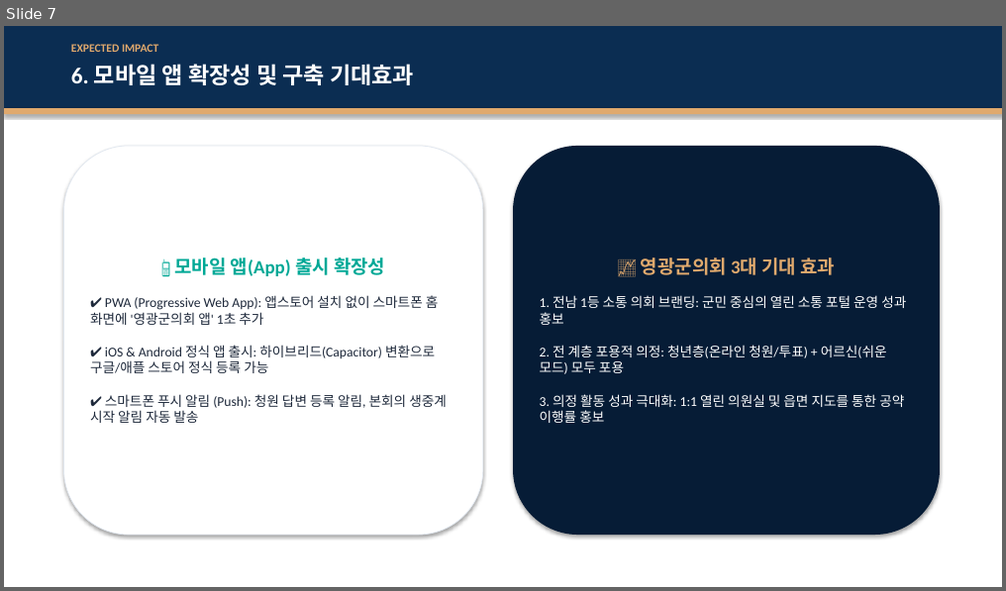
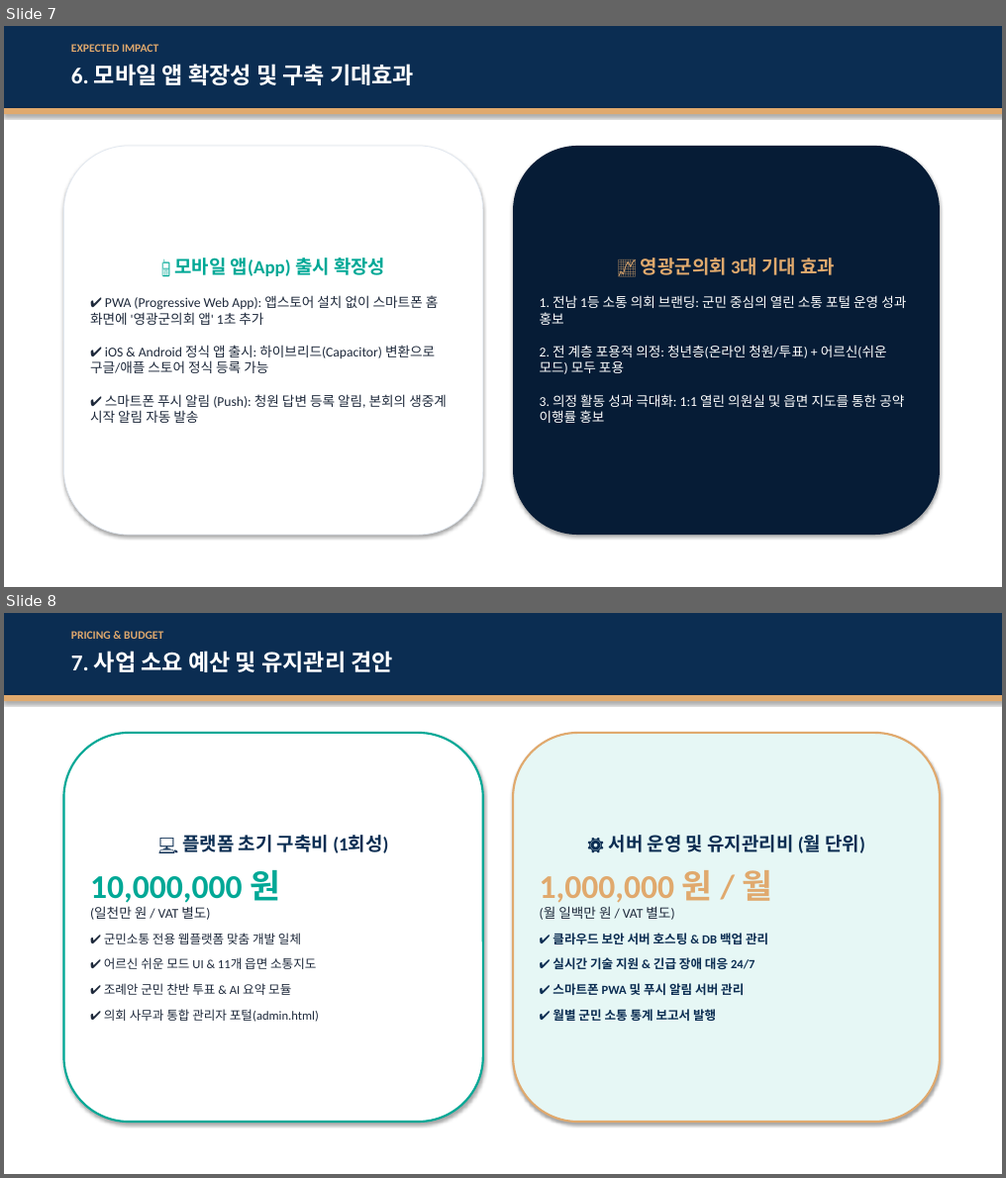
Before and after one commit to shokun2002-maker/ygcouncil, a slide deck: yeonggwang_proposal.pptx. Shown one above the other, each under a label of ours: slide 7 before the commit, slides 7 and 8 after it. The pictures are 1006x591 and 1006x1178 pixels, drawn with LibreOffice and Linux fonts; fonts in the diff are those of the drawing. Boxes give left, top, right and bottom in pixels: in the first picture for what was removed or moved away, otherwise in the second. Text is boxed around its words. In the diff, an @@ line names an element or a change of style, - is before the commit and + after.

Commit message:
feat: 사업 소요 예산 (구축비 1,000만원 / 월 유지관리비 100만원) 슬라이드 및 제안서 반영

```diff
--- a/yeonggwang_proposal.pptx
+++ b/yeonggwang_proposal.pptx
@@ slide 8 added at box(4, 613, 1002, 1174), background #FFFFFF @@
@@ rectangle added at box(4, 613, 1002, 695), fill #0B2D52 @@
@@ text added at box(71, 631, 163, 639), 11 pt, text #E0A96D, bold @@
+PRICING & BUDGET
@@ text added at box(71, 651, 392, 672), 22 pt, text #FFFFFF, bold @@
+7. 사업 소요 예산 및 유지관리 견안
@@ rectangle added at box(4, 695, 1002, 701), fill #E0A96D @@
@@ rounded rectangle added at box(63, 733, 483, 1122), fill #FFFFFF, outline #00A896 2 pt, 12 pt, text #1E293B @@
+💻 플랫폼 초기 구축비 (1회성)
+10,000,000 원
+(일천만 원 / VAT 별도)
+✔ 군민소통 전용 웹플랫폼 맞춤 개발 일체
+✔ 어르신 쉬운 모드 UI & 11개 읍면 소통지도
+✔ 조례안 군민 찬반 투표 & AI 요약 모듈
+✔ 의회 사무과 통합 관리자 포털(admin.html)
@@ rounded rectangle added at box(513, 733, 940, 1122), fill #E6F7F5, outline #E0A96D 2 pt, 12 pt, text #0B2D52, bold @@
+⚙️ 서버 운영 및 유지관리비 (월 단위)
+1,000,000 원 / 월
+(월 일백만 원 / VAT 별도)
+✔ 클라우드 보안 서버 호스팅 & DB 백업 관리
+✔ 실시간 기술 지원 & 긴급 장애 대응 24/7
+✔ 스마트폰 PWA 및 푸시 알림 서버 관리
+✔ 월별 군민 소통 통계 보고서 발행
```
Also in this commit, not shown: 2 other files.
